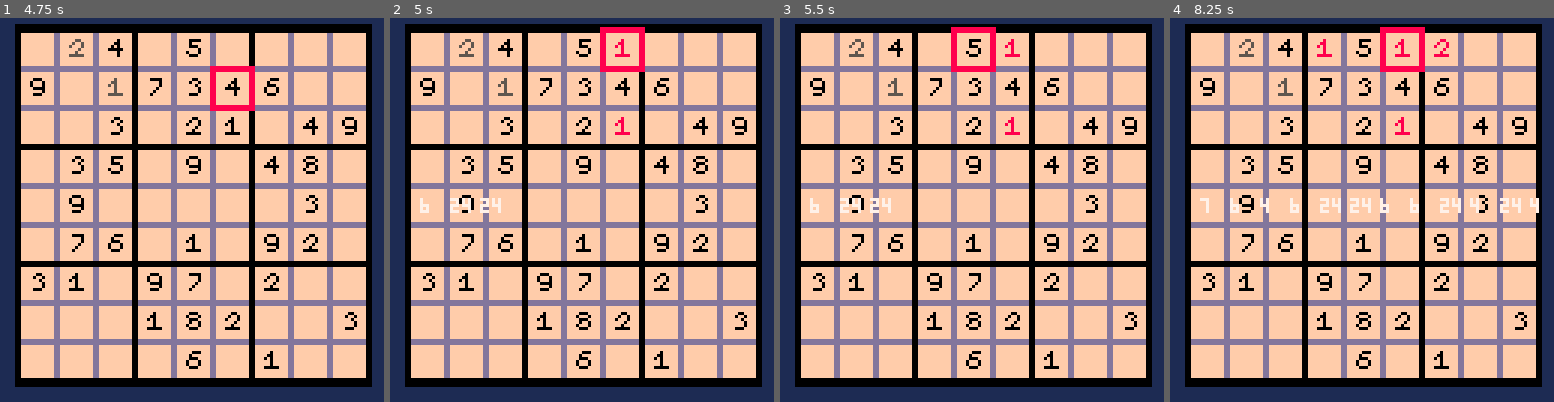
Above: before the commit, frames 1-4 (left to right).
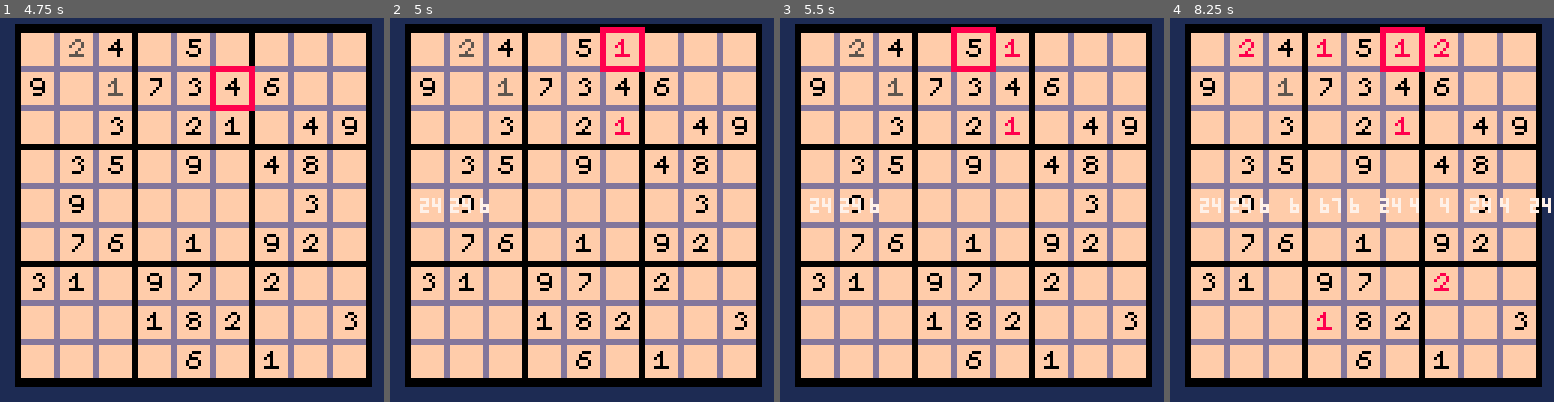
Above: after the commit, the same moments.

Repository: playerpeter1231/Pico-Sudoku
Game: PICO-8 cartridge sudoku.p8
Two runs of this game, one before a commit and one after it. Both use one fixed random seed, a clock stepped at 60 frames per second and the inputs below.
Inputs:
- Up to frame 1 (4.75 s): tap X (X key) at 0.33, 1.07, 1.85, 2.97, 4.08 s; tap O (Z key) at 0.7, 1.7, 2.1, 2.5, 2.9, 3.3, 3.7, 4.1, 4.5 s; hold Right 1.6-2.1 s; hold Up 2.15-2.42 s; hold Right 2.47-3.03 s; hold Left 3.08-3.58 s; hold Down 3.63-3.97 s; hold Right 4.02-4.68 s; hold Up from 4.73 s (still down)
- Up to frame 2 (5 s): keep holding Up; tap O (Z key) at 4.9 s
- Up to frame 3 (5.5 s): release Up at 5.03 s; hold Left from 5.08 s (still down); tap X (X key) at 5.2 s; tap O (Z key) at 5.3 s
- Up to frame 4 (8.25 s): release Left at 5.68 s; tap O (Z key) every 0.4 s from 5.7 to 8.1 s; hold Down 5.73-6.03 s; hold Right 6.08-6.58 s; tap X (X key) at 6.32, 7.43 s; hold Right 6.63-7.13 s; hold Up 7.18-7.45 s; hold Right 7.5-8.07 s; hold Left from 8.12 s (still down)

Frame 1 is identical in both runs. In frame 2, 0.2% of the frame differs, in the area x 7-29%, y 46-51%; in frame 3, 0.2%; in frame 4, 1.1%, in the area x 7-100%, y 5-82%.

Commit message:
0.5
Originally pushed 8/24/2021

Diff:
--- a/sudoku.p8
+++ b/sudoku.p8
@@ -1,6 +1,10 @@
 pico-8 cartridge // http://www.pico-8.com
 version 32
 __lua__
+--sudoku
+--by peter
+
+function wait(a) for i = 1,a do flip() end end
 
 function copy_data(tab)
  local copy={}
@@ -95,7 +98,8 @@
    else check_error(p.index,dat[p.index],true) end
 
    for e in all(err) do
-    if(dat[e] != 0) then check_error(e,dat[e],false)
+    if(dat[e] != 0) then
+     check_error(e,dat[e],false)
     else del(err,e) end
    end
   end
@@ -112,9 +116,11 @@
   if(btnp(4))then
   	if(p.mindex<10)then
   		p.num = p.mindex
+    p.erase = false
   		p.menu = false
   	elseif (p.mindex==11)then
   		p.erase = not p.erase
+    if(p.erase) p.menu = false
   	end
   end
 
@@ -159,10 +165,9 @@
   end
   box += 9
  end
- if(count == 1) del(err,ind)
 
  if(count > 0) then
-  if(log) add(err,ind,1)
+  if(log) add(err,ind)
  else
   if(not log) del(err, ind)
  end
@@ -258,19 +263,148 @@
    rectfill(i*cmarg*2+32,tempy+22,i*cmarg*2+42,tempy+32,15)
    spr(i+10,i*cmarg*2+33,tempy+24)
   end
-  if(p.erase) rect(58,112,68,122,11)
- end
-
-
-
-end
-…(10 lines of a section not shown)…
+  if(p.erase) rect(58,tempy+22,68,tempy+32,11)
+ end
+
+
+
+end
+…(139 lines of a section not shown)…
Not shown, changed: 129 lines of the sprite sheet (__gfx__) section of sudoku.p8
Not shown, changed: the thumbnail (__label__) section of sudoku.p8
